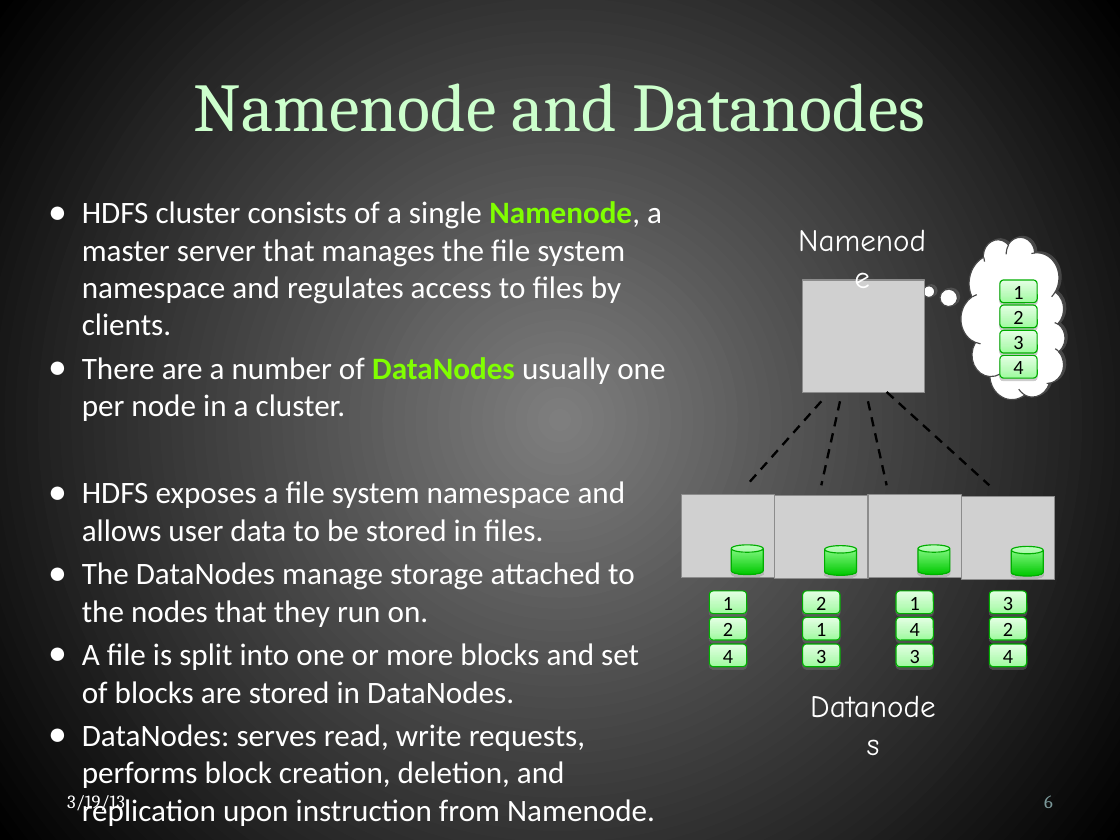
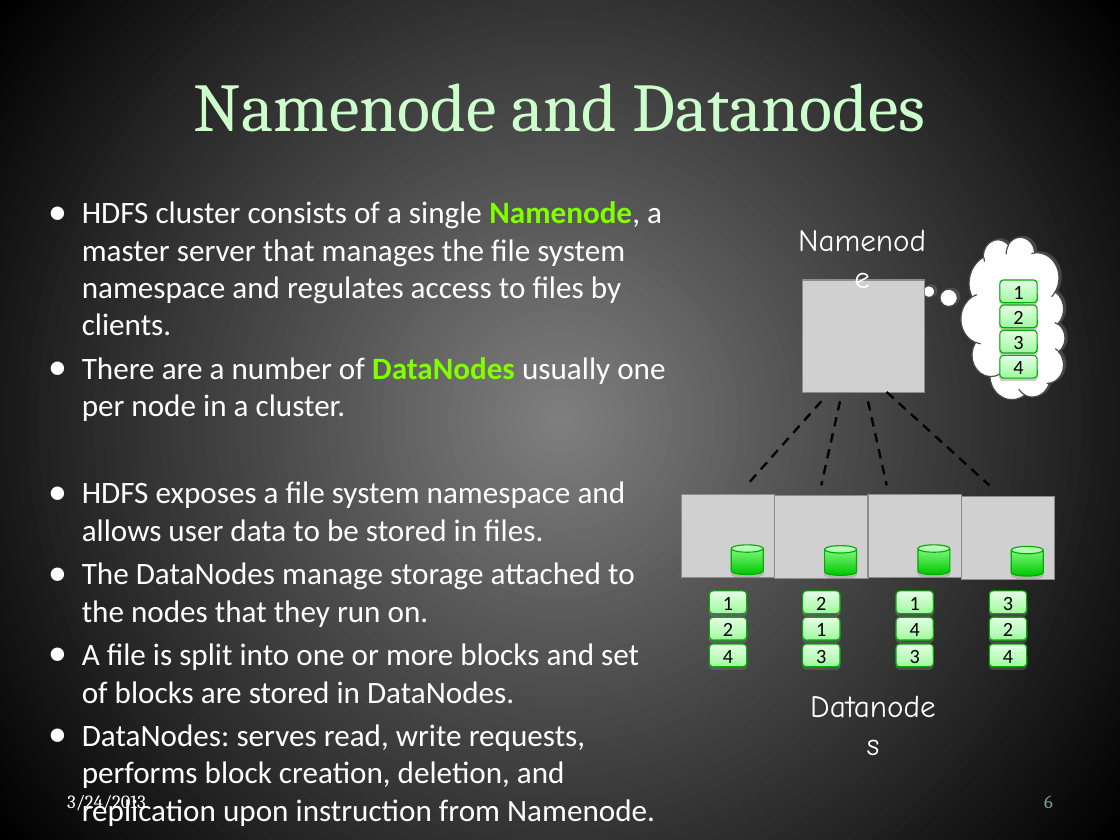
Before and after one commit to winteram/BIA660-2013S, a slide deck: slide 6 of course_docs/20130319/HadoopLesson.pptx. Drawn at 1120x840 pixels with LibreOffice and Linux fonts; fonts in the diff are those of the drawing; grey boxes stand for pictures. Boxes give left, top, right and bottom in pixels: in the first picture for what was removed or moved away, otherwise in the second. Text is boxed around its words. In the diff, an @@ line names an element or a change of style, - is before the commit and + after.

```diff
--- a/course_docs/20130319/HadoopLesson.pptx
+++ b/course_docs/20130319/HadoopLesson.pptx
@@ text at (67, 795, 146, 813): text changed @@
-3/19/13
+3/24/2013
```
Also in this commit, not shown: 5 other slides changed.
